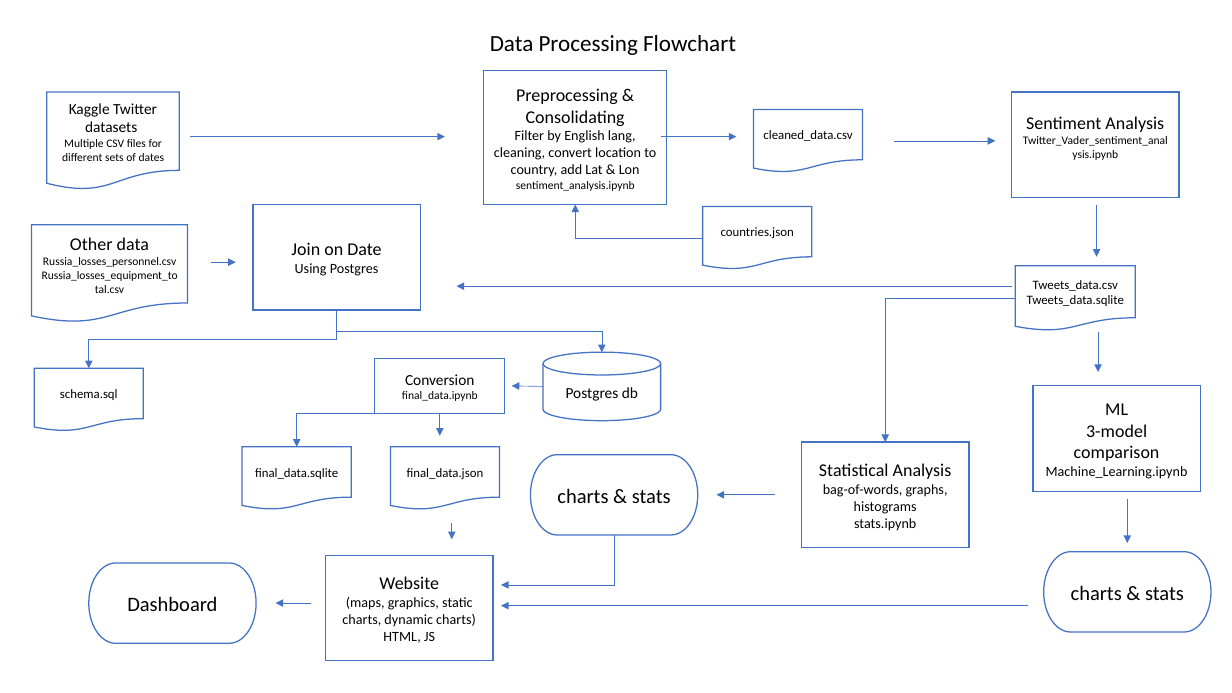
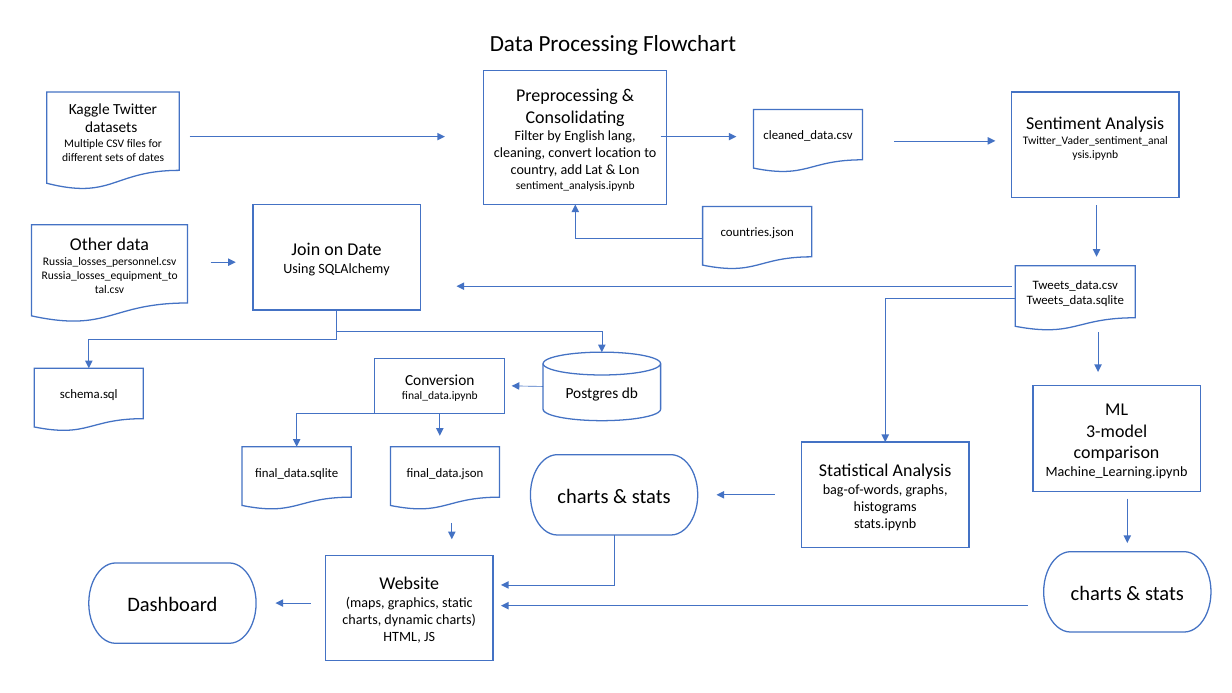
Before and after one commit to aduchini/Final_project, a slide deck: slide 1 of flowchart.pptx. Drawn at 1232x693 pixels with LibreOffice and Linux fonts; fonts in the diff are those of the drawing. Boxes give left, top, right and bottom in pixels: in the first picture for what was removed or moved away, otherwise in the second. Text is boxed around its words. In the diff, an @@ line names an element or a change of style, - is before the commit and + after.

```diff
--- a/flowchart.pptx
+++ b/flowchart.pptx
@@ text in rectangle at bbox=[283, 263, 389, 276]: text changed @@
-Using Postgres
+Using SQLAlchemy
```
Also in this commit, not shown: 1 other file.
